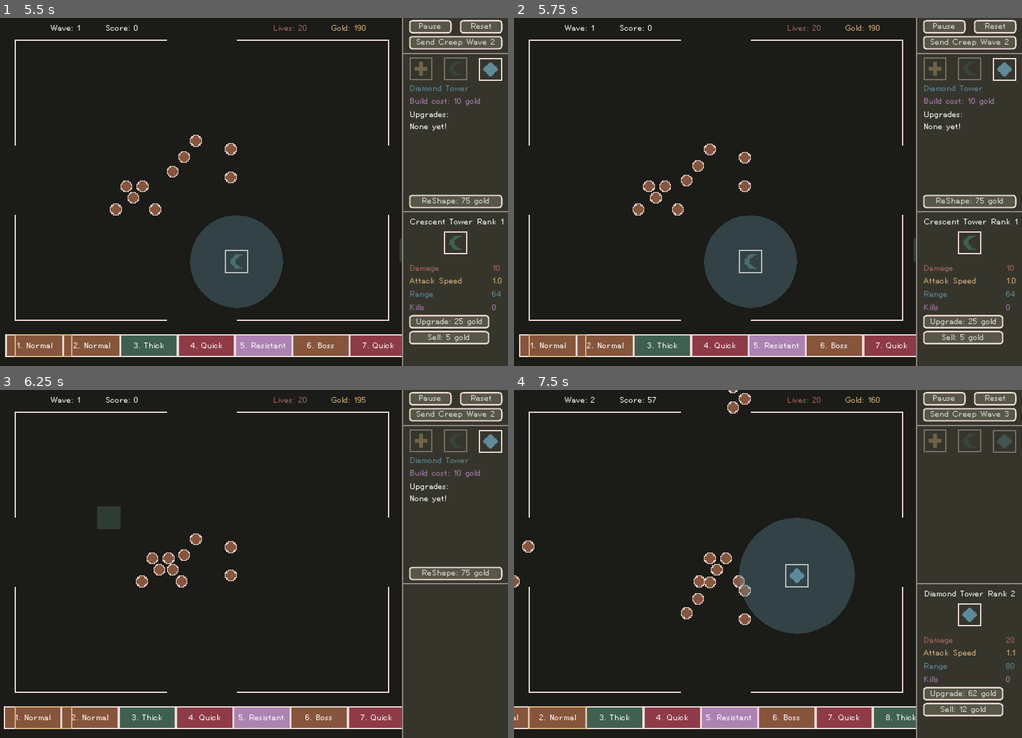
Above: before the commit, frames 1-4 (two rows, left to right).
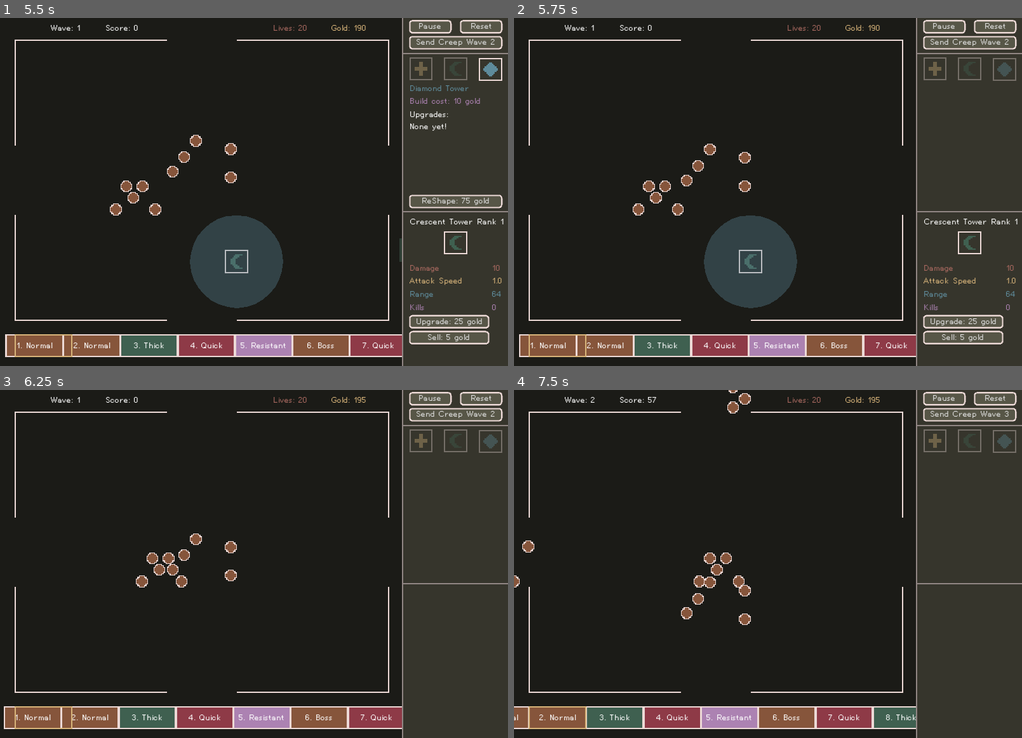
Above: after the commit, the same moments.

Repository: nolenroyalty/ReShape-TD
Game: Godot game, scene res://Main.tscn
The game is run twice, just before and just after one commit, with the same random seed, the same clock (stepped at 60 frames per second) and the same inputs.
Inputs (mouse positions are in pixels of both pictures, inside the frame that each line leads up to):
- Up to frame 1 (5.5 s): click "Start" at 0.5 s; click (10, 209) at 1.27 s; move the mouse to (203, 181) at 2.02 s; hold U (upgrade_tower) 2.03-2.78 s; hold Shift (continue_building) 2.03-2.78 s; click (203, 181) at 2.17 s; move the mouse to (152, 209) at 2.77 s; tap one key every 0.75 s from 2.85 s: R (reshape_tower) 1 (select_tower_1) 2 (select_tower_2) 3 (select_tower_3); move the mouse to (304, 115) at 3.52 s; hold U (upgrade_tower) 3.53-5.03 s; move the mouse to (228, 261) at 4.27 s; click (228, 261) at 4.42 s; move the mouse to (406, 244) at 5.02 s
- Up to frame 2 (5.75 s): tap Escape (cancel_build_tower, bound only after the commit) at 5.65 s
- Up to frame 3 (6.25 s): move the mouse to (101, 511) at 5.77 s; tap S (sell_tower) at 5.85 s
- Up to frame 4 (7.5 s): move the mouse to (793, 564) at 6.52 s; tap N (send_wave) at 6.6 s; click (793, 564) at 6.67 s; move the mouse to (691, 477) at 7.27 s; hold U (upgrade_tower) from 7.28 s (still down); tap Shift (continue_building) at 7.35 s

Frame 1 is identical in both runs. In frame 2, 1.2% of the frame differs, in the area x 78-99%, y 11-71%; in frame 3, 1.4%; in frame 4, 7.7%, in the area x 44-99%, y 2-94%.

Commit message:
tweak tweak tweak ahh

Diff:
--- a/Main.gd
+++ b/Main.gd
@@ -75,6 +75,9 @@
 	sidebar.set_shape(shape)
 	battlefield.set_shape(shape)
 
+func handle_sidebar_cleared_shape():
+	battlefield.set_shape(null)
+
 func handle_tower_built():
 	if Input.is_action_pressed("continue_building"):
 		pass
@@ -125,6 +128,7 @@
 	sidebar.connect("reshape", self, "show_reshape_upgrade_picker")
 	sidebar.connect("selected", self, "set_shape")
 	sidebar.connect("send_wave", self, "start_or_send_next_wave")
+	sidebar.connect("shape_cleared", self, "handle_sidebar_cleared_shape")
 	battlefield.connect("selected_tower", self, "show_individual_tower")
 	battlefield.connect("selected_creep", self, "show_individual_creep")
 	battlefield.connect("tower_built", self, "handle_tower_built")
--- a/project.godot
+++ b/project.godot
@@ -169,6 +169,11 @@
 "events": [ Object(InputEventKey,"resource_local_to_scene":false,"resource_name":"","device":0,"alt":false,"shift":false,"control":false,"meta":false,"command":false,"pressed":false,"scancode":82,"physical_scancode":0,"unicode":0,"echo":false,"script":null)
  ]
 }
+cancel_build_tower={
+"deadzone": 0.5,
+"events": [ Object(InputEventKey,"resource_local_to_scene":false,"resource_name":"","device":0,"alt":false,"shift":false,"control":false,"meta":false,"command":false,"pressed":false,"scancode":16777217,"physical_scancode":0,"unicode":0,"echo":false,"script":null)
+ ]
+}
 
 [layer_names]
 
--- a/ui/FullSidebar.gd
+++ b/ui/FullSidebar.gd
@@ -5,6 +5,7 @@
 signal reset()
 signal pause()
 signal send_wave()
+signal shape_cleared()
 
 onready var individual_viewer = $Background/IndividualViewer
 onready var tower_builder = $Background/ReshapeUpgradeSelector
@@ -12,11 +13,20 @@
 onready var pause_button := $Background/PauseButton
 onready var next_wave_button := $Background/NextWaveButton
 
+func cant_afford():
+	return tower_builder.cant_afford()
+
+func maybe_clear_shape():
+	if  tower_builder.cant_afford():
+		tower_builder.clear_shape()
+
 func show_tower(tower):
 	individual_viewer.show_tower(tower)
+	maybe_clear_shape()
 
 func show_creep(creep):
 	individual_viewer.show_creep(creep)
+	maybe_clear_shape()
 
 func set_shape(shape):
 	tower_builder.set_shape(shape)
@@ -39,9 +49,13 @@
 func prop_send_wave():
 	emit_signal("send_wave")
 
+func prop_shape_cleared():
+	emit_signal("shape_cleared")
+
 func _ready():
 	tower_builder.connect("reshape", self, "prop_reshape")
 	tower_builder.connect("selected", self, "prop_selected")
+	tower_builder.connect("shape_cleared", self, "prop_shape_cleared")
 	var _ignore = reset_button.connect("pressed", self, "prop_reset")
 	_ignore = pause_button.connect("pressed", self, "prop_pause")
 	_ignore = next_wave_button.connect("pressed", self, "prop_send_wave")
--- a/ui/IndividualTowerViewer.tscn
+++ b/ui/IndividualTowerViewer.tscn
@@ -116,6 +116,8 @@
 size_flags_horizontal = 0
 
 [node name="Sell" type="Button" parent="Grid"]
+anchor_top = 0.021
+anchor_bottom = 0.028
 margin_top = 94.0
 margin_right = 110.0
 margin_bottom = 112.0
--- a/ui/ReshapeUpgradeSelector.gd
+++ b/ui/ReshapeUpgradeSelector.gd
@@ -2,6 +2,7 @@
 
 signal reshape(shape)
 signal selected(shape)
+signal shape_cleared
 
 onready var cross = $Control/CrossButton
 onready var crescent = $Control/CrescentButton
@@ -42,11 +43,21 @@
 			b.modulate.a = 0.35
 			l.hide()
 
+func set_cost_text_color():
+	if cant_afford():
+		cost_label.set("custom_colors/font_color", C.RED)
+	else:
+		cost_label.set("custom_colors/font_color", Color("#ac82b2"))
+
 func set_cost_text(cost):
 	cost_label.text = "Build cost: %d gold" % cost
 
+func cant_afford():
+	return current != null and not State.can_buy(Upgrades.tower_cost(current))
+
 var prior_cost = 0
 func tween_up_cost():
+	set_cost_text_color()
 	cost_tween.stop_all()
 	cost_tween.interpolate_method(self, "set_cost_text", prior_cost, Upgrades.tower_cost(current), 1.0, Tween.TRANS_QUAD, Tween.EASE_IN_OUT)
 	cost_tween.start()
@@ -63,6 +74,7 @@
 	else:
 		prior_cost = Upgrades.tower_cost(current)
 		set_cost_text(Upgrades.tower_cost(current))
+		set_cost_text_color()
 		#var build_cost = "Build Cost: %d gold" % [Upgrades.tower_cost(current)]
 		# cost_label.text = build_cost
 
@@ -112,6 +124,7 @@
 func clear_shape():
 	current = null
 	configure_ui()
+	emit_signal("shape_cleared")
 
 func set_shape(kind):
 	current = kind
@@ -129,10 +142,13 @@
 
 func gold_updated(_amount):
 	update_disabled_state()
+	set_cost_text_color()
 
 func _process(_delta):
 	if Input.is_action_just_pressed("reshape_tower") and current != null:
 		handle_reshape_pressed()
+	if Input.is_action_just_pressed("cancel_build_tower") and current != null:
+		clear_shape()
 
 func _ready():
 	cross.connect("pressed", self, "handle_shape_pressed", [C.SHAPE.CROSS])
--- a/ui/ReshapeUpgradeSelector.tscn
+++ b/ui/ReshapeUpgradeSelector.tscn
@@ -82,7 +82,7 @@
 margin_top = 36.0
 margin_right = 107.0
 margin_bottom = 50.0
-custom_colors/font_color = Color( 0.67451, 0.509804, 0.698039, 1 )
+custom_colors/font_color = Color( 0.556863, 0.227451, 0.278431, 1 )
 text = "Build Cost: 120 Gold"
 
 [node name="UpgradesLabel" type="Label" parent="Control/Labels"]
